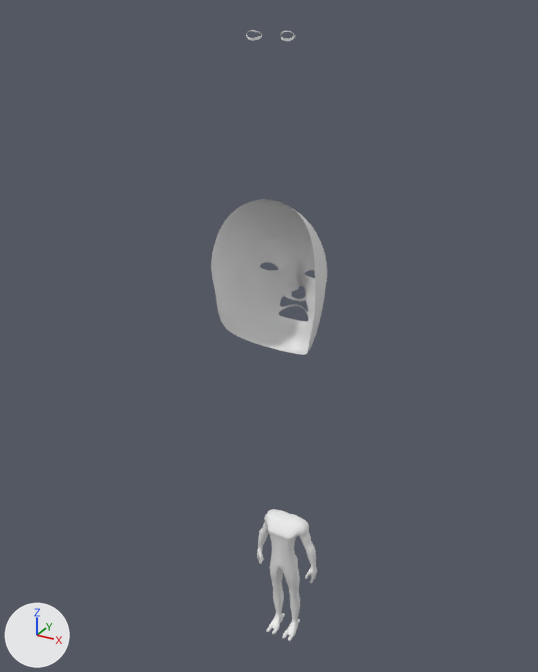
Before and after pictures for a commit that changed the Blender file blndr_xmn.blend.
One viewpoint serves both versions: a 50 mm camera at (4.84, -9.32, 10.6) aimed at (-0.33, 0.07, 5.91). The lights are fixed; the arrows at lower left show +X, +Y and +Z.
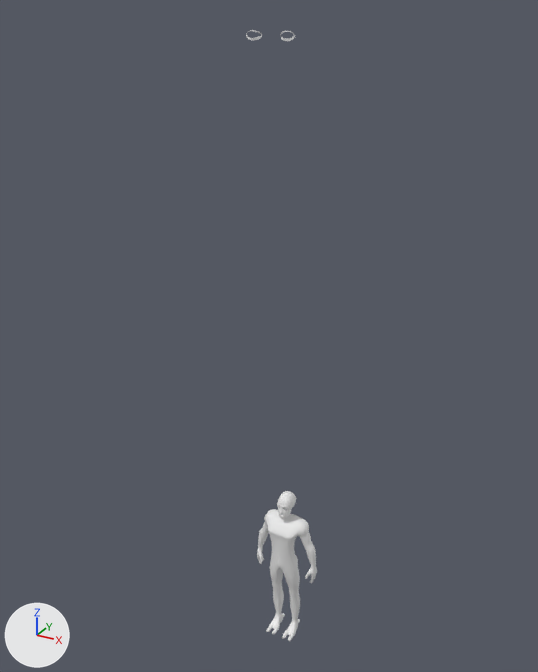
Pixel boxes [x1, y1, x2, y2] of what changed, in the pictures (538 x 672 px):
'Cube', reshaped (38% narrower): before [211, 30, 327, 641]; after [246, 30, 317, 641]
part 1 of me_cube, added: after [277, 491, 296, 519]
part 2 of me_cube, deleted: before [211, 199, 327, 355]

The change, as a diff of the scene's bpy script:
```diff
--- a/blndr_xmn.blend.py
+++ b/blndr_xmn.blend.py
@@ mat_azul @@
+mat_azul = principled_material('azul')
+mat_azul.base_color = (0.8, 0.8, 0.8)  # white #e7e7e7
@@ me_cube @@
 # used by ob_cube; location = (0.0, 0.0, 1.91); scale = (0.214, 0.214, 0.214)
-me_cube.from_pydata(...)  # 1032 vertices, 976 faces; spans x -3.9..0.0, y -3.6..2.5, z -8.7..39.4
+me_cube.from_pydata(...)  # 1099 vertices, 1042 faces; spans x -2.7..0.0, y -2.4..1.6, z -8.7..39.4
+# me_cube part 1: a new loose piece of 249 vertices spanning x -0.6..0.0, y -0.6..1.3, z 3.3..5.3
+# me_cube part 2: the loose piece of 182 vertices spanning x -3.9..0.0, y -3.6..2.5, z 17.7..29.4 is deleted
 me_cube.materials.append(mat_amarelo)
@@ me_cube @@
 me_cube.materials.append(mat_laranja)
+me_cube.materials.append(mat_azul)  # white #e7e7e7
```
